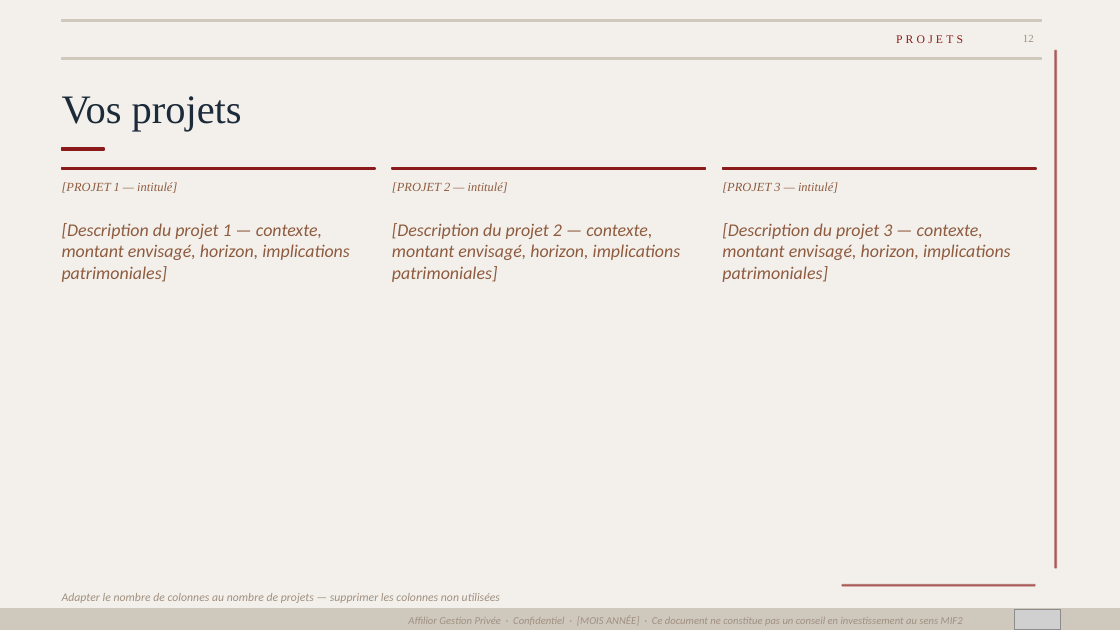
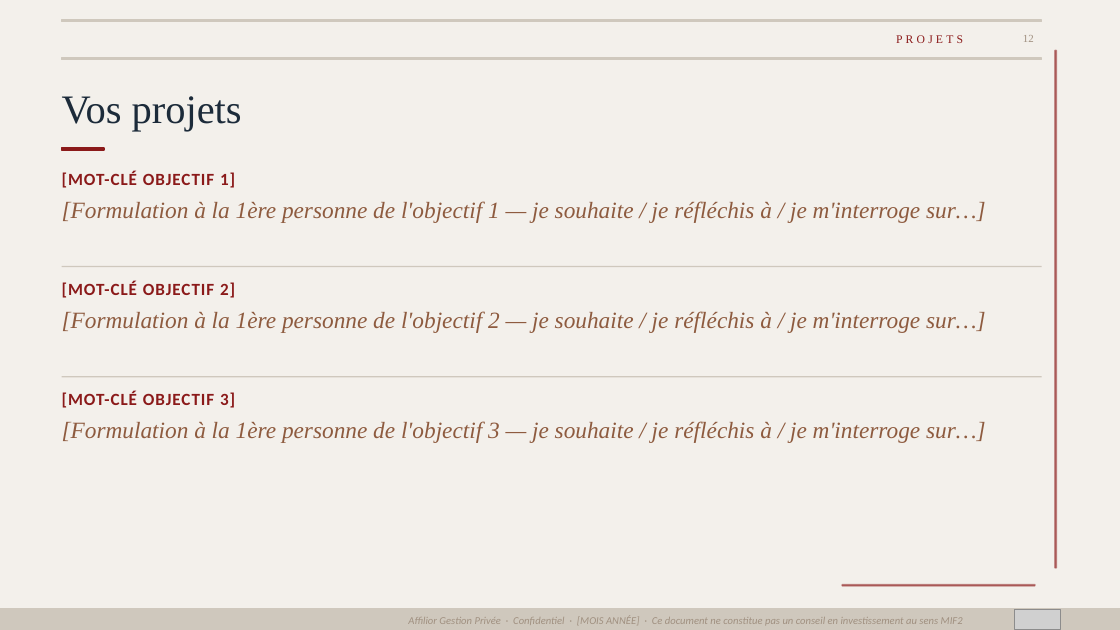
Before and after one commit to fififi1717/mkgt, a slide deck: slide 11 of Cans_Mstr.pptx. Drawn at 1120x630 pixels with LibreOffice and Linux fonts; fonts in the diff are those of the drawing; grey boxes stand for pictures. Boxes give left, top, right and bottom in pixels: in the first picture for what was removed or moved away, otherwise in the second. Text is boxed around its words. In the diff, an @@ line names an element or a change of style, - is before the commit and + after.

```diff
--- a/Cans_Mstr.pptx
+++ b/Cans_Mstr.pptx
@@ rectangle removed at (62, 168, 375, 169) @@
@@ text added at (62, 171, 235, 188), 11 pt, text #8B1A1A, bold @@
+[MOT-CLÉ OBJECTIF 1]
@@ rectangle removed at (392, 168, 706, 169) @@
@@ rectangle removed at (722, 168, 1036, 169) @@
@@ text removed at (62, 182, 177, 193) @@
-[PROJET 1 — intitulé]
@@ text added at (62, 201, 986, 223), 15 pt, text #8E5B3F, italic @@
+[Formulation à la 1ère personne de l'objectif 1 — je souhaite / je réfléchis à / je m'interroge sur…]
@@ text removed at (392, 182, 508, 193) @@
-[PROJET 2 — intitulé]
@@ text removed at (722, 182, 838, 193) @@
-[PROJET 3 — intitulé]
@@ text removed at (62, 223, 350, 282) @@
-[Description du projet 1 — contexte, montant envisagé, horizon, implications patrimoniales]
@@ text removed at (392, 223, 681, 282) @@
-[Description du projet 2 — contexte, montant envisagé, horizon, implications patrimoniales]
@@ text removed at (722, 223, 1011, 282) @@
-[Description du projet 3 — contexte, montant envisagé, horizon, implications patrimoniales]
@@ rectangle added at (62, 265, 1042, 267), fill #CFC8BD @@
@@ text added at (62, 281, 235, 298), 11 pt, text #8B1A1A, bold @@
+[MOT-CLÉ OBJECTIF 2]
@@ text added at (62, 311, 986, 333), 15 pt, text #8E5B3F, italic @@
+[Formulation à la 1ère personne de l'objectif 2 — je souhaite / je réfléchis à / je m'interroge sur…]
@@ rectangle added at (62, 376, 1042, 377), fill #CFC8BD @@
@@ text added at (62, 391, 235, 408), 11 pt, text #8B1A1A, bold @@
+[MOT-CLÉ OBJECTIF 3]
@@ text added at (62, 421, 986, 443), 15 pt, text #8E5B3F, italic @@
+[Formulation à la 1ère personne de l'objectif 3 — je souhaite / je réfléchis à / je m'interroge sur…]
@@ text removed at (62, 593, 500, 603) @@
-Adapter le nombre de colonnes au nombre de projets — supprimer les colonnes non utilisées
```
Also in this commit, not shown: 1 other slide changed.
